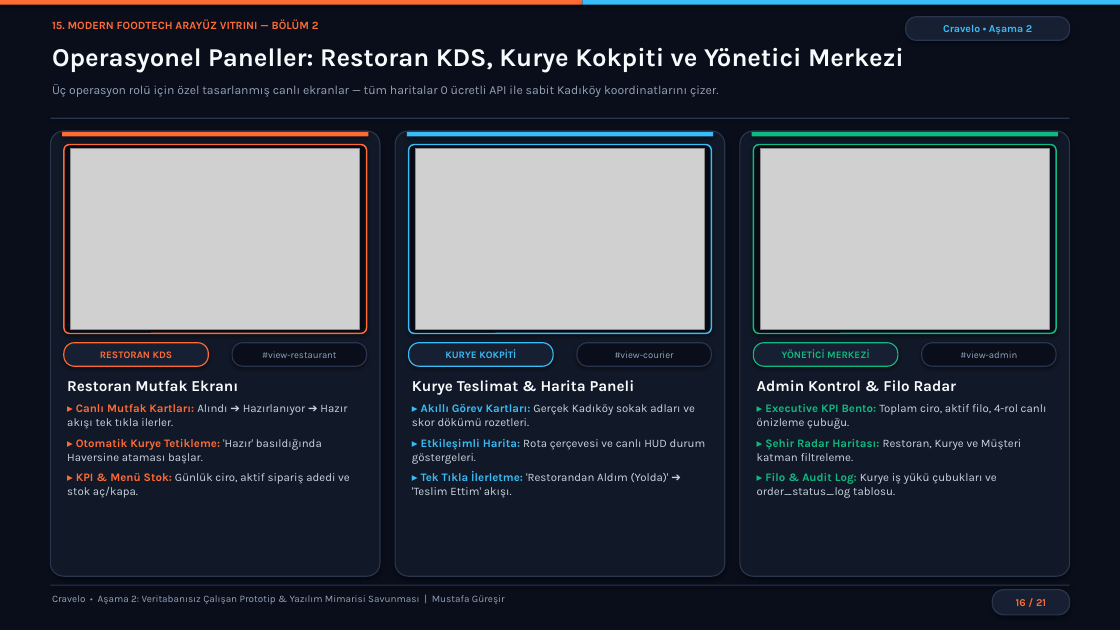
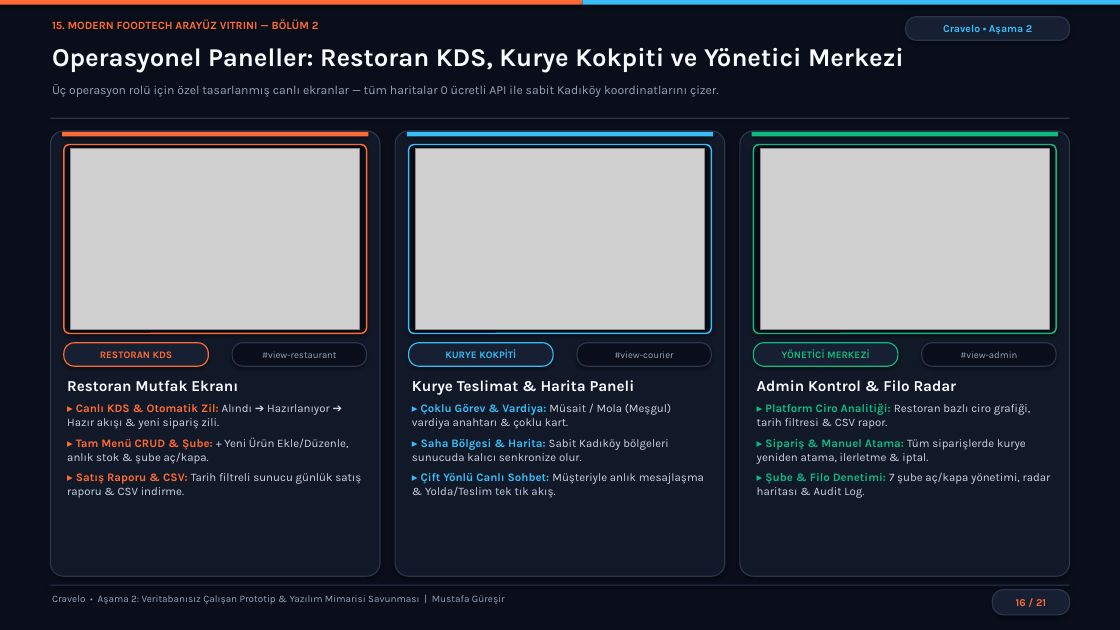
Before and after one commit to mustafaguresir/Cravelo, a slide deck: slide 16 of Cravelo_Asama2_Sunum.pptx. Drawn at 1120x630 pixels with LibreOffice and Linux fonts; fonts in the diff are those of the drawing; grey boxes stand for pictures. Boxes give left, top, right and bottom in pixels: in the first picture for what was removed or moved away, otherwise in the second. Text is boxed around its words. In the diff, an @@ line names an element or a change of style, - is before the commit and + after.

```diff
--- a/Cravelo_Asama2_Sunum.pptx
+++ b/Cravelo_Asama2_Sunum.pptx
@@ text at [67,404,361,498]: text changed @@
-▸ Canlı Mutfak Kartları: Alındı ➔ Hazırlanıyor ➔ Hazır akışı tek tıkla ilerler.
-▸ Otomatik Kurye Tetikleme: 'Hazır' basıldığında Haversine ataması başlar.
-▸ KPI & Menü Stok: Günlük ciro, aktif sipariş adedi ve stok aç/kapa.
+▸ Canlı KDS & Otomatik Zil: Alındı ➔ Hazırlanıyor ➔ Hazır akışı & yeni sipariş zili.
+▸ Tam Menü CRUD & Şube: + Yeni Ürün Ekle/Düzenle, anlık stok & şube aç/kapa.
+▸ Satış Raporu & CSV: Tarih filtreli sunucu günlük satış raporu & CSV indirme.
@@ text at [412,404,704,498]: text changed @@
-▸ Akıllı Görev Kartları: Gerçek Kadıköy sokak adları ve skor dökümü rozetleri.
-▸ Etkileşimli Harita: Rota çerçevesi ve canlı HUD durum göstergeleri.
-▸ Tek Tıkla İlerletme: 'Restorandan Aldım (Yolda)' ➔ 'Teslim Ettim' akışı.
+▸ Çoklu Görev & Vardiya: Müsait / Mola (Meşgul) vardiya anahtarı & çoklu kart.
+▸ Saha Bölgesi & Harita: Sabit Kadıköy bölgeleri sunucuda kalıcı senkronize olur.
+▸ Çift Yönlü Canlı Sohbet: Müşteriyle anlık mesajlaşma & Yolda/Teslim tek tık akış.
@@ text at [757,403,1051,498]: text changed @@
-▸ Executive KPI Bento: Toplam ciro, aktif filo, 4-rol canlı önizleme çubuğu.
-▸ Şehir Radar Haritası: Restoran, Kurye ve Müşteri katman filtreleme.
-▸ Filo & Audit Log: Kurye iş yükü çubukları ve order_status_log tablosu.
+▸ Platform Ciro Analitiği: Restoran bazlı ciro grafiği, tarih filtresi & CSV rapor.
+▸ Sipariş & Manuel Atama: Tüm siparişlerde kurye yeniden atama, ilerletme & iptal.
+▸ Şube & Filo Denetimi: 7 şube aç/kapa yönetimi, radar haritası & Audit Log.
```
Also in this commit, not shown: 6 other slides changed, 9 other files.
